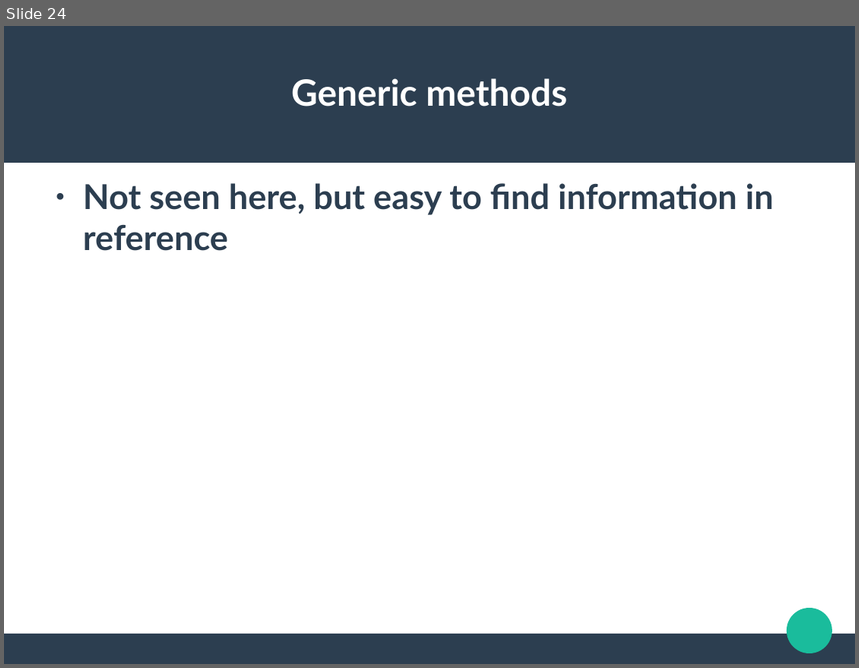
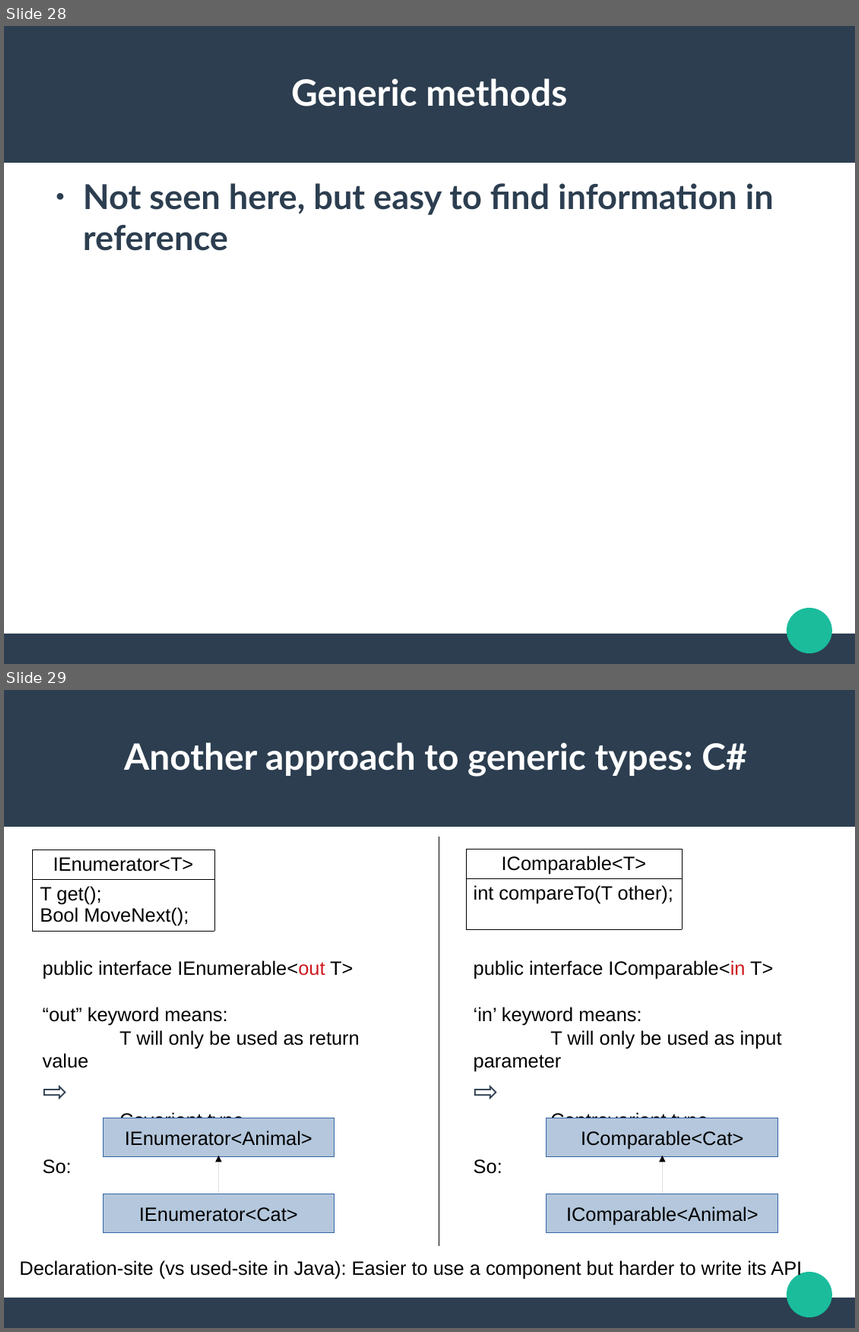
Before and after one commit to jldelarbre/lectureNotes, a slide deck: Slides/specialIssues/si1/ParameterizedTypes.odp. Shown one above the other, each under a label of ours: slide 24 before the commit, slides 28 and 29 after it. The pictures are 859x668 and 859x1332 pixels, drawn with LibreOffice and Linux fonts; fonts in the diff are those of the drawing. Boxes give left, top, right and bottom in pixels: in the first picture for what was removed or moved away, otherwise in the second. Text is boxed around its words. In the diff, an @@ line names an element or a change of style, - is before the commit and + after.

Commit message:
Finish to complete generic course

```diff
--- a/Slides/specialIssues/si1/ParameterizedTypes.odp
+++ b/Slides/specialIssues/si1/ParameterizedTypes.odp
@@ slide 29 added at (4,690,855,1328), background #FFFFFF; not listed: 3 template elements that a slide beside it also shows @@
@@ title added at (124,742,747,777), 33.9 pt, text #FFFFFF, bold @@
+Another approach to generic types: C#
@@ line added from (439, 837) to (439, 1246), #000000 0 pt @@
@@ table added at (466,849,682,929), 2 rows, 1 columns @@
+IComparable<T>
+int compareTo(T other);
@@ table added at (33,850,214,930), 2 rows, 1 columns @@
+IEnumerator<T>
+T get(); / Bool MoveNext();
@@ text added at (43,961,359,1119), 18 pt, text #000000 @@
+public interface IEnumerable<out T>
+“out” keyword means:
+T will only be used as return value
+⇨
+Covariant type
+So:
@@ text added at (474,961,782,1132), 18 pt, text #000000 @@
+public interface IComparable<in T>
+‘in’ keyword means:
+T will only be used as input parameter
+⇨
+Contravariant type
+So:
@@ rectangle added at (103,1119,335,1157), fill #B4C7DC, outline #3465A4 0 pt, 18 pt, text #000000 @@
+IEnumerator<Animal>
@@ rectangle added at (547,1119,778,1157), fill #B4C7DC, outline #3465A4 0 pt, 18 pt, text #000000 @@
+IComparable<Cat>
@@ arrow added from (219, 1195) to (219, 1156), #000000 0 pt @@
@@ arrow added from (663, 1195) to (663, 1156), #000000 0 pt @@
@@ rectangle added at (103,1195,335,1233), fill #B4C7DC, outline #3465A4 0 pt, 18 pt, text #000000 @@
+IEnumerator<Cat>
@@ rectangle added at (547,1195,778,1233), fill #B4C7DC, outline #3465A4 0 pt, 18 pt, text #000000 @@
+IComparable<Animal>
@@ text added at (19,1261,802,1280), 18 pt, text #000000 @@
+Declaration-site (vs used-site in Java): Easier to use a component but harder to write its API
@@ what was slide 24 is now slide 28 @@
```
Also in this commit, not shown: 10 slides changed, 4 other slides added, 8 other files.
